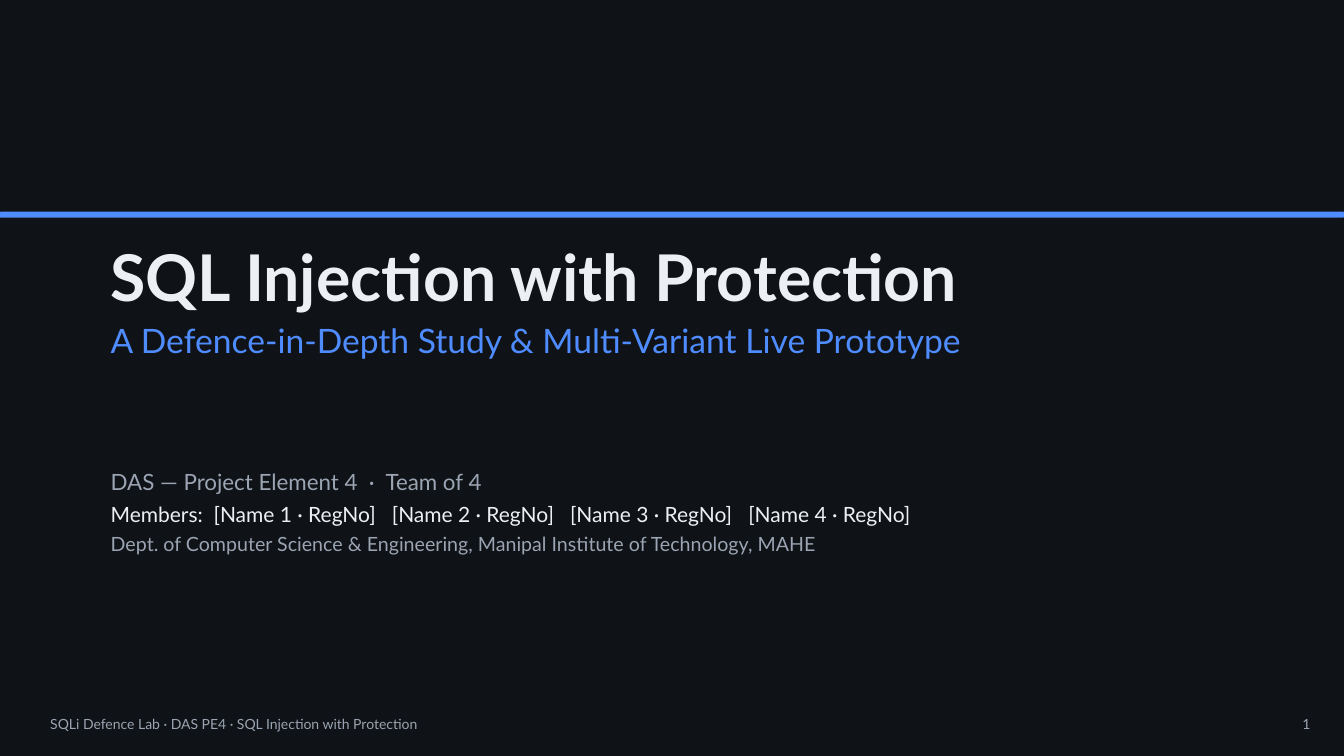
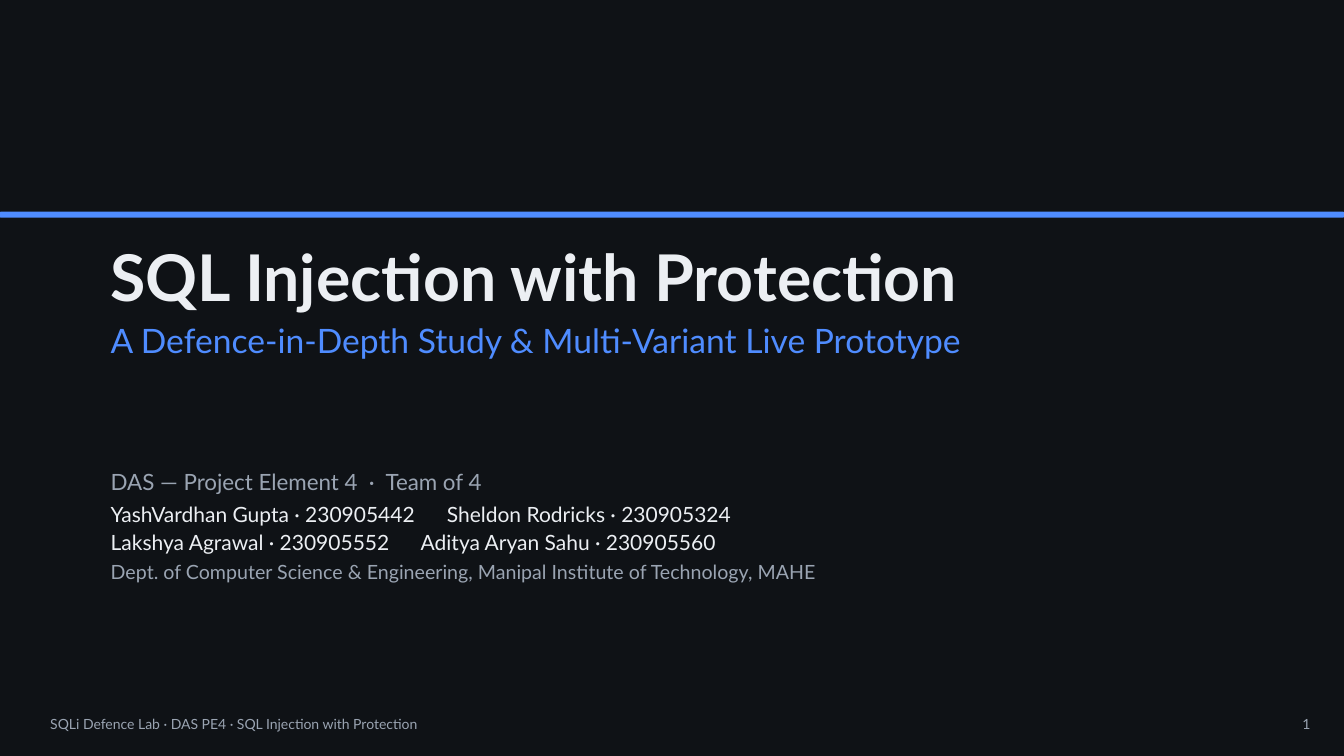
Before and after one commit to yashvardhancse/SQL-Injection-Attack-Literature-Survey-Database-and-Application-Security-BTech-7th-sem, a slide deck: slide 1 of presentation/SQLi_Defence_Lab.pptx. Drawn at 1344x756 pixels with LibreOffice and Linux fonts; fonts in the diff are those of the drawing. Boxes give left, top, right and bottom in pixels: in the first picture for what was removed or moved away, otherwise in the second. Text is boxed around its words. In the diff, an @@ line names an element or a change of style, - is before the commit and + after.

```diff
--- a/presentation/SQLi_Defence_Lab.pptx
+++ b/presentation/SQLi_Defence_Lab.pptx
@@ text at (111,506,731,554): text changed @@
-Members: [Name 1 · RegNo] [Name 2 · RegNo] [Name 3 · RegNo] [Name 4 · RegNo]
+YashVardhan Gupta · 230905442 Sheldon Rodricks · 230905324
+Lakshya Agrawal · 230905552 Aditya Aryan Sahu · 230905560
```
Also in this commit, not shown: 6 other files.
